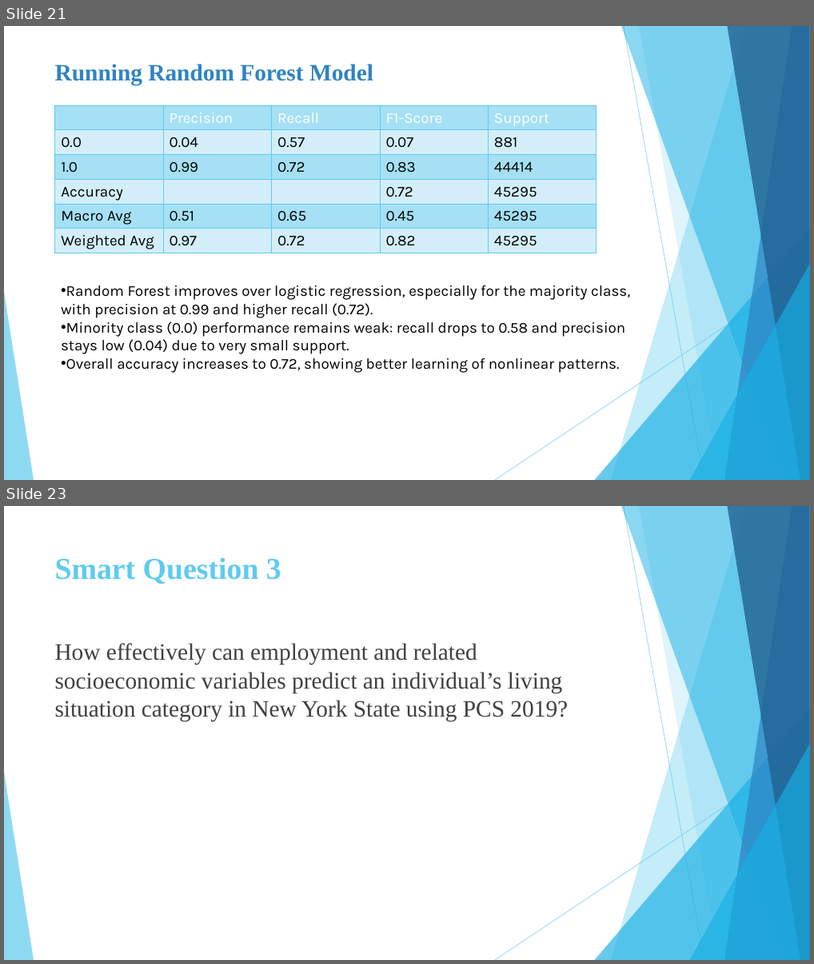
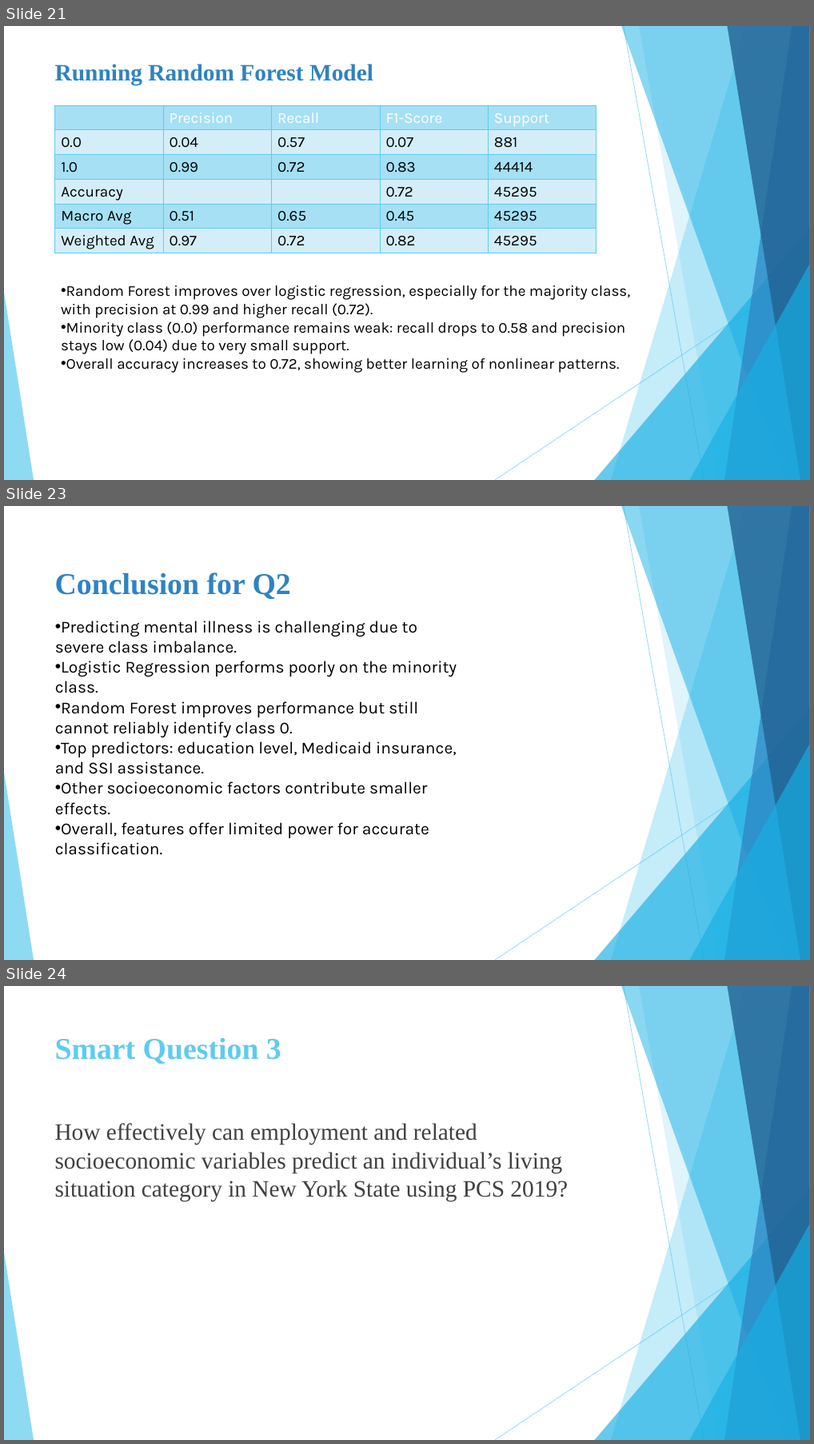
Before and after one commit to daniasalman6/Project-Data-Mining, a slide deck: Presentation/Final_Presentation.pptx. Shown one above the other, each under a label of ours: slides 21 and 23 before the commit, slides 21, 23 and 24 after it; the slides between them are not shown. The pictures are 814x964 and 814x1444 pixels, drawn with LibreOffice and Linux fonts; fonts in the diff are those of the drawing. Boxes give left, top, right and bottom in pixels: in the first picture for what was removed or moved away, otherwise in the second. Text is boxed around its words. In the diff, an @@ line names an element or a change of style, - is before the commit and + after.

```diff
--- a/Presentation/Final_Presentation.pptx
+++ b/Presentation/Final_Presentation.pptx
@@ slide 23 added at box(4, 506, 810, 960), background #FFFFFF; not listed: 10 template elements that a slide beside it also shows @@
@@ text added at box(55, 572, 291, 599), 36 pt, text #2E83C3, bold @@
+Conclusion for Q2
@@ text added at box(55, 620, 458, 855), 20 pt, text #000000 @@
+• Predicting mental illness is challenging due to severe class imbalance.
+• Logistic Regression performs poorly on the minority class.
+• Random Forest improves performance but still cannot reliably identify class 0.
+• Top predictors: education level, Medicaid insurance, and SSI assistance.
+• Other socioeconomic factors contribute smaller effects.
+• Overall, features offer limited power for accurate classification.
@@ what was slide 23 is now slide 24 @@
```
Also in this commit, not shown: 4 slides changed, 1 other slide added, 1 slide removed, 1 other file.
